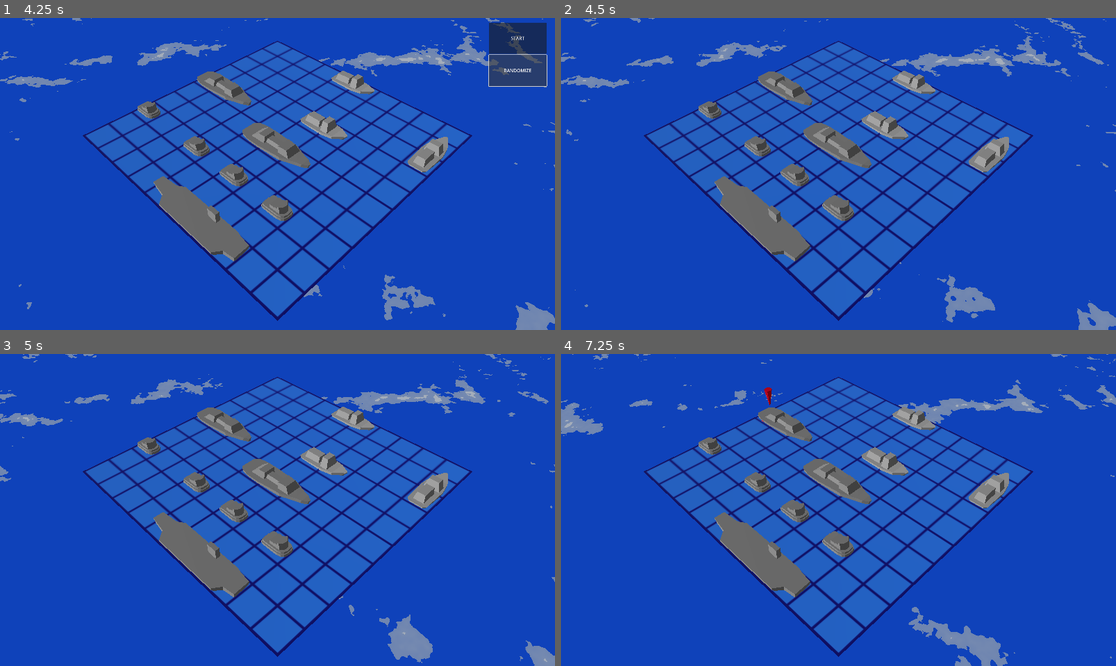
Above: before the commit, frames 1-4 (two rows, left to right).
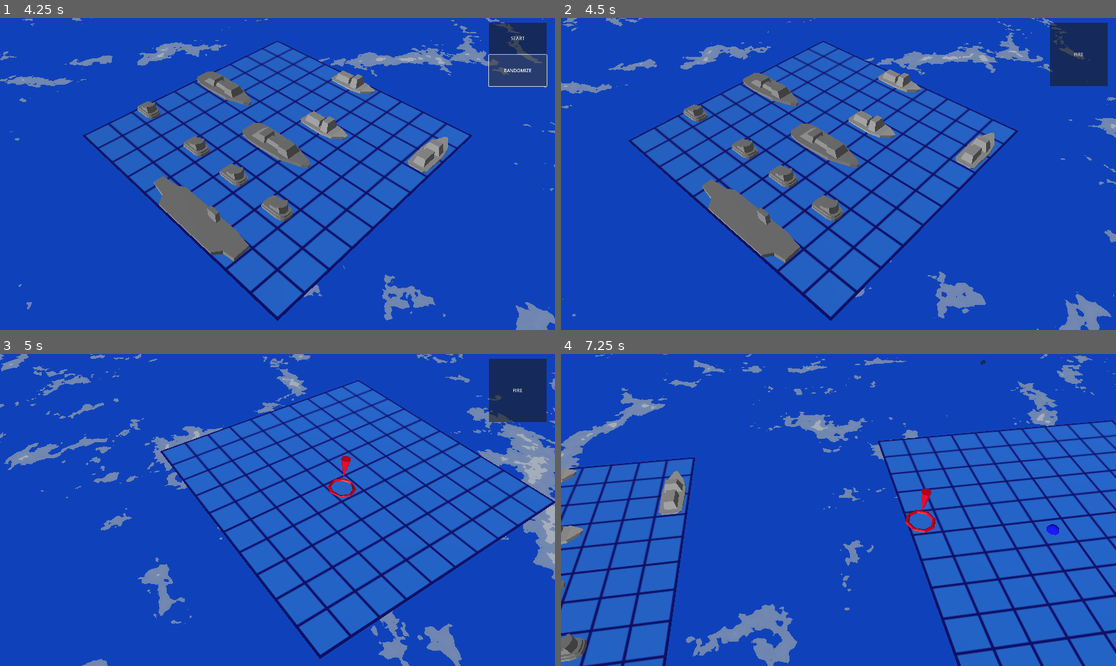
Above: after the commit, the same moments.

Repository: lanz-/battleships
Game: Godot game, scene res://scenes/main_menu.tscn
Two runs of this game, one before a commit and one after it. Both use one fixed random seed, a clock stepped at 60 frames per second and the inputs below.
Inputs (mouse positions are in pixels of both pictures, inside the frame that each line leads up to):
- Up to frame 1 (4.25 s): click "VS CPU" at 0.5 s; click "START" at 1.25 s; click "START" at 2 s; click "RANDOMIZE" at 2.75 s; click "RANDOMIZE" at 3.5 s
- Up to frame 2 (4.5 s): click "START" at 4.25 s
- Up to frame 3 (5 s): no input
- Up to frame 4 (7.25 s): click (1077, 391) at 5 s, where only the run after the commit has a clickable "FIRE"; move the mouse to (960, 494) at 5.77 s; click (960, 494) at 5.85 s; drag from (727, 525) to (810, 572) at 6.52 s

Frame 1 is identical in both runs. In frame 2, 23% of the frame differs, in the area x 0-100%, y 0-100%; in frame 3, 39%; in frame 4, 63%.

Commit message:
Semi-working multiplayer

Diff:
--- a/scripts/game.gd
+++ b/scripts/game.gd
@@ -2,7 +2,10 @@
 
 
 var _tween: Tween = null
+
 var is_multiplayer = false
+var host = true
+
 var main_menu_scene = preload("res://scenes/main_menu.tscn")
 var gameplay_scene = preload("res://scenes/main.tscn")
 
@@ -40,6 +43,14 @@
 	get_tree().change_scene_to_packed(gameplay_scene)
 
 
-func ships_placed():
+func return_to_main_menu():
+	get_tree().change_scene_to_packed(main_menu_scene)
+
+
+func ships_placed(ship_list):
 	if is_multiplayer:
-		Lobby.placement_completed.rpc_id(1, false)
+		Lobby.placement_completed.rpc_id(1, ship_list)
+
+		return await Lobby.game_can_start
+
+	return []
--- a/scripts/lobby.gd
+++ b/scripts/lobby.gd
@@ -4,10 +4,15 @@
 signal update_game_list(game_list)
 signal game_joined
 signal game_created
+signal game_can_start
+signal show_ships
+signal fired_at(pos)
+
+signal _fence
 
 const SERVER_ADDRESS = "ws://127.0.0.1:5858"
 
-var _game_list = []
+var _fence_flag = false
 
 
 # Called when the node enters the scene tree for the first time.
@@ -29,11 +34,6 @@
 	connection_failed.emit()
 
 
-# Called every frame. 'delta' is the elapsed time since the previous frame.
-func _process(delta):
-	pass
-
-
 func reconnect_to_server():
 	if multiplayer.multiplayer_peer:
 		multiplayer.multiplayer_peer = null
@@ -48,13 +48,28 @@
 		multiplayer.multiplayer_peer = null
 
 
+func fence_start():
+	_fence_flag = false
+
+
+func fence_wait():
+	if _fence_flag:
+		return
+
+	await _fence
+
+
+func fence_fire():
+	fence_fire_remote.rpc_id(1)
+
+
 @rpc("reliable")
-func create_game(name: String):
+func create_game(_name: String):
 	game_created.emit()
 
 
 @rpc("reliable")
-func join_game(name: String):
+func join_game(_name: String):
 	game_joined.emit()
 
 
@@ -65,5 +80,21 @@
 
 
 @rpc("reliable")
-func placement_completed(goes_first: bool):
-	print("Placement completed, goes first %s" % goes_first)
+func placement_completed(ship_list: Array):
+	game_can_start.emit(ship_list)
+
+
+@rpc("reliable")
+func fire_at(pos: Vector2i):
+	fired_at.emit(pos)
+
+
+@rpc("reliable")
+func fence_fire_remote():
+	_fence_flag = true
+	_fence.emit()
+
+
+@rpc("reliable")
+func peer_left_the_game():
+	connection_failed.emit()
--- a/scripts/main.gd
+++ b/scripts/main.gd
@@ -33,17 +33,16 @@
 func _ready():
 	main_camera.transform = player_field_transform
 
-	if Game.is_multiplayer:
-		enemy_field.clear_ships()
-	else:
-		enemy_field.enter_place_state()
+	enemy_field.enter_place_state()
+
+	if not Game.is_multiplayer:
 		enemy_field.place_random()
-
-	enemy_field.enter_target_state()
 
 	player_field.enter_place_state()
 
 	fire_button.hide()
+
+	Lobby.connection_failed.connect(_on_main_menu_button_pressed)
 
 
 func _process(_delta):
@@ -75,13 +74,18 @@
 
 func _on_start_button_pressed():
 	if player_field.is_ships_placed():
-		var goes_first = Game.ships_placed()
 		player_field.enter_wait_state()
 
 		start_button.hide()
 		randomize_button.hide()
 
-		if not goes_first:
+		var enemy_ship_list = await Game.ships_placed(player_field.serialize_ships())
+		if enemy_ship_list:
+			enemy_field.deserialize_ships(enemy_ship_list)
+
+		enemy_field.enter_target_state()
+
+		if not Game.host:
 			await _enemy_turn()
 
 		fire_button.show()
@@ -93,6 +97,8 @@
 
 
 func _on_fire_button_pressed():
+	fire_button.disabled = true
+
 	var resolution = await enemy_field.resolve_shot()
 	var resolved = resolution[0]
 	var extra_turn = resolution[1]
@@ -106,6 +112,8 @@
 		if resolved and not extra_turn:
 			await _enemy_turn()
 
+	fire_button.disabled = false
+
 
 func _on_main_menu_button_pressed():
-	get_tree().change_scene_to_packed(Game.main_menu_scene)
+	Game.return_to_main_menu()
--- a/scripts/main_menu.gd
+++ b/scripts/main_menu.gd
@@ -5,15 +5,9 @@
 @onready var multiplayer_ui = $MultiplayerUI
 
 
-# Called when the node enters the scene tree for the first time.
 func _ready():
 	multiplayer_ui.return_from_menu.connect(_return_to_main)
 	multiplayer_ui.start_multiplayer.connect(_start_multiplayer)
-
-
-# Called every frame. 'delta' is the elapsed time since the previous frame.
-func _process(delta):
-	pass
 
 
 func _on_start_button_pressed():
--- a/scripts/multiplayer_ui.gd
+++ b/scripts/multiplayer_ui.gd
@@ -18,17 +18,13 @@
 	Lobby.game_joined.connect(_on_game_joined)
 
 
-# Called every frame. 'delta' is the elapsed time since the previous frame.
-func _process(delta):
-	pass
-
-
 func _on_create_button_pressed():
-	var name = game_name_edit.text
-	if not name:
+	var game_name = game_name_edit.text
+	if not game_name:
 		return
 
-	Lobby.create_game.rpc_id(1, name)
+	Game.host = true
+	Lobby.create_game.rpc_id(1, game_name)
 
 
 func _on_join_button_pressed():
@@ -37,8 +33,9 @@
 
 	var selected_idx = game_list_ui.get_selected_items()[0]
 
-	var name = game_list_ui.get_item_text(selected_idx)
-	Lobby.join_game.rpc_id(1, name)
+	var game_name = game_list_ui.get_item_text(selected_idx)
+	Game.host = false
+	Lobby.join_game.rpc_id(1, game_name)
 
 
 func _on_cancel_button_pressed():
--- a/scripts/playefield_target_state.gd
+++ b/scripts/playefield_target_state.gd
@@ -61,7 +61,7 @@
 		await tween.finished
 
 
-func _is_hit(ships, shot_marker):
+func _resolve_hit(ships, shot_marker):
 	for ship in ships.get_children():
 		for point in ship.get_placed_points().map(func (p): return Game.translate(p)):
 			if point == _current:
@@ -80,6 +80,9 @@
 		return [false, false]
 
 	marker.hide()
+	if Game.is_multiplayer:
+		Lobby.fence_start()
+		Lobby.fire_at.rpc_id(1, _current)
 	await _fire_missile_at(_current)
 	marker.show()
 
@@ -90,13 +93,14 @@
 	add_child(shot_marker)
 	_previous_shots[_current] = true
 
-	var hit = _is_hit(ships, shot_marker)
+	var hit = _resolve_hit(ships, shot_marker)
 
 
 	var tween = create_tween().set_trans(Tween.TRANS_BOUNCE)
 	tween.tween_property(shot_marker, "scale", Vector3.ONE, 0.5)
 	await tween.finished
-
+	if Game.is_multiplayer:
+		await Lobby.fence_wait()
 
 	return [true, hit]
 
--- a/scripts/playfield.gd
+++ b/scripts/playfield.gd
@@ -5,6 +5,14 @@
 @onready var marker: Node = $Marker
 
 @onready var state: Node = $PlaceShipState
+
+
+func _ready():
+	pass
+
+
+func _process(delta):
+	state.do_process(delta, drag_plane, ships, marker)
 
 
 func enter_place_state():
@@ -94,9 +102,31 @@
 	await state.resolve_enemy_shot(ships, marker)
 
 
-func _ready():
-	pass
+func serialize_ships():
+	var result = []
+	for ship in ships.get_children():
+		result.append([ship.ship_segments, ship.transform])
+
+	return result
 
 
-func _process(delta):
-	state.do_process(delta, drag_plane, ships, marker)
+func deserialize_ships(ship_list):
+	for ship in ships.get_children():
+		ship.placed = false
+
+	for ship_data in ship_list:
+		var segments = ship_data[0]
+		var trans = ship_data[1]
+
+		for ship in ships.get_children():
+			if ship.placed:
+				continue
+
+			if ship.ship_segments != segments:
+				continue
+
+			ship.transform = trans
+			ship.placed = true
+			break
+
+	state.validate_ships(ships)
--- a/scripts/playfield_wait_state.gd
+++ b/scripts/playfield_wait_state.gd
@@ -65,20 +65,20 @@
 					if target_index != -1:
 						_targeted_ships.remove_at(target_index)
 					_add_adjacent_miss_markers(ship)
+
 				return true
 
 	return false
 
 
 func _try_shoot(pos: Vector2i, ships: Node3D, marker: Node3D):
-	await _fire_missile_at(pos, marker)
-
 	var shot_marker = shot_marker_scene.instantiate()
 	shot_marker.position = Game.untranslate(pos)
 	shot_marker.scale = Vector3(0.01, 0.01, 0.01)
-
 	add_child(shot_marker)
 	_previous_shots[pos] = true
+
+	await _fire_missile_at(pos, marker)
 
 	var hit = _is_hit(pos, ships, shot_marker)
 
@@ -90,6 +90,10 @@
 
 
 func _choose_shot_position():
+	if Game.is_multiplayer:
+		return await Lobby.fired_at
+
+	await get_tree().create_timer(2.0).timeout
 	if _targeted_ships:
 		return _targeted_ships[0].next_position(_previous_shots)
 	else:
@@ -100,6 +104,14 @@
 		return pos
 
 
+func _no_alive_ships(ships: Node3D):
+	for ship in ships.get_children():
+		if not ship.is_destroyed():
+			return false
+
+	return true
+
+
 func resolve_enemy_shot(ships: Node3D, marker: Node3D):
 	var is_hit = true
 
@@ -107,11 +119,14 @@
 		if len(_previous_shots) >= 100:
 			return
 
-		var pos = _choose_shot_position()
+		if _no_alive_ships(ships):
+			return
 
-		await get_tree().create_timer(2.0).timeout
+		var pos = await _choose_shot_position()
+
 		is_hit = await _try_shoot(pos, ships, marker)
-
+		if Game.is_multiplayer:
+			Lobby.fence_fire()
 
 
 func do_process(_delta, _drag_plane, _ships, _marker):
--- a/scripts/ship.gd
+++ b/scripts/ship.gd
@@ -43,11 +43,16 @@
 	_markers.append(marker)
 	_damage += 1
 	if _damage >= ship_segments:
-		var sink_trans = transform.rotated_local(Vector3.RIGHT, SINK_ROT).translated(Vector3.DOWN * 0.1)
-		var tween = create_tween().set_trans(Tween.TRANS_CUBIC)
-		tween.tween_property(self, "transform", sink_trans, 3.0)
-		for a_marker in _markers:
-			a_marker.stop_smoke()
+		destroy()
+
+
+func destroy():
+	_damage = ship_segments
+	var sink_trans = transform.rotated_local(Vector3.RIGHT, SINK_ROT).translated(Vector3.DOWN * 0.1)
+	var tween = create_tween().set_trans(Tween.TRANS_CUBIC)
+	tween.tween_property(self, "transform", sink_trans, 3.0)
+	for a_marker in _markers:
+		a_marker.stop_smoke()
 
 
 func is_destroyed() -> bool:
@@ -65,6 +70,17 @@
 
 func get_placed_points():
 	return get_points().map(func (p): return transform * p)
+
+
+func find_markers(candidates: Array):
+	var found = []
+	for candidate in candidates:
+		for point in get_placed_points():
+			if (point - candidate.position).length() < 0.1:
+				found.append(candidate)
+				break
+
+	return found
 
 
 func get_points():
